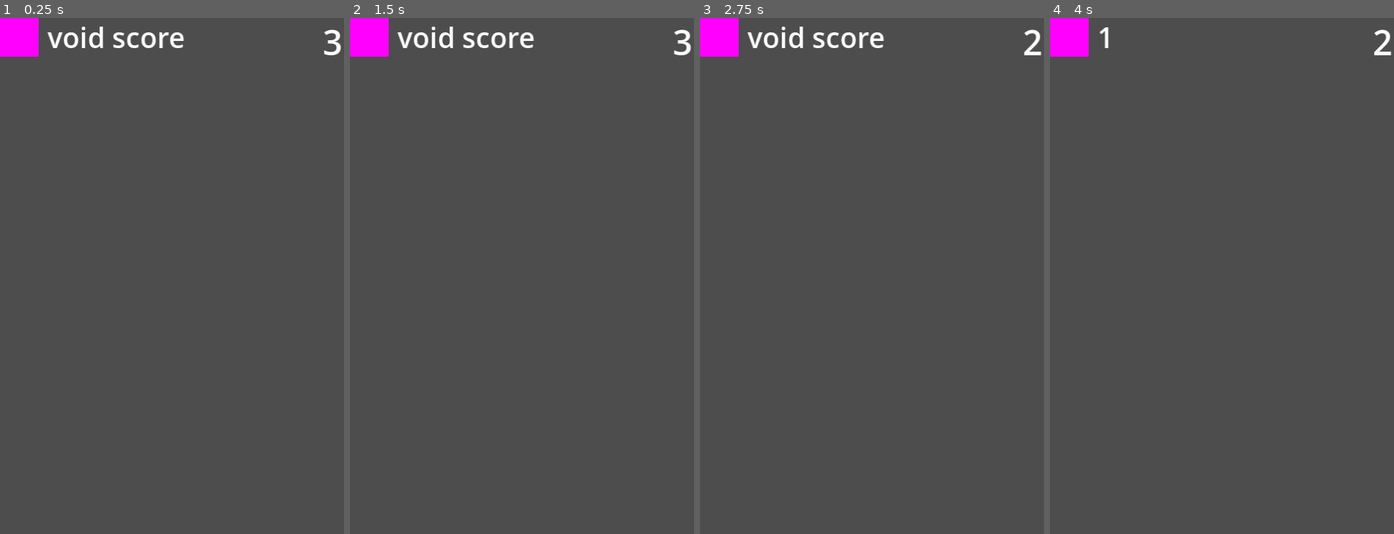
Above: before the commit, frames 1-4 (left to right).
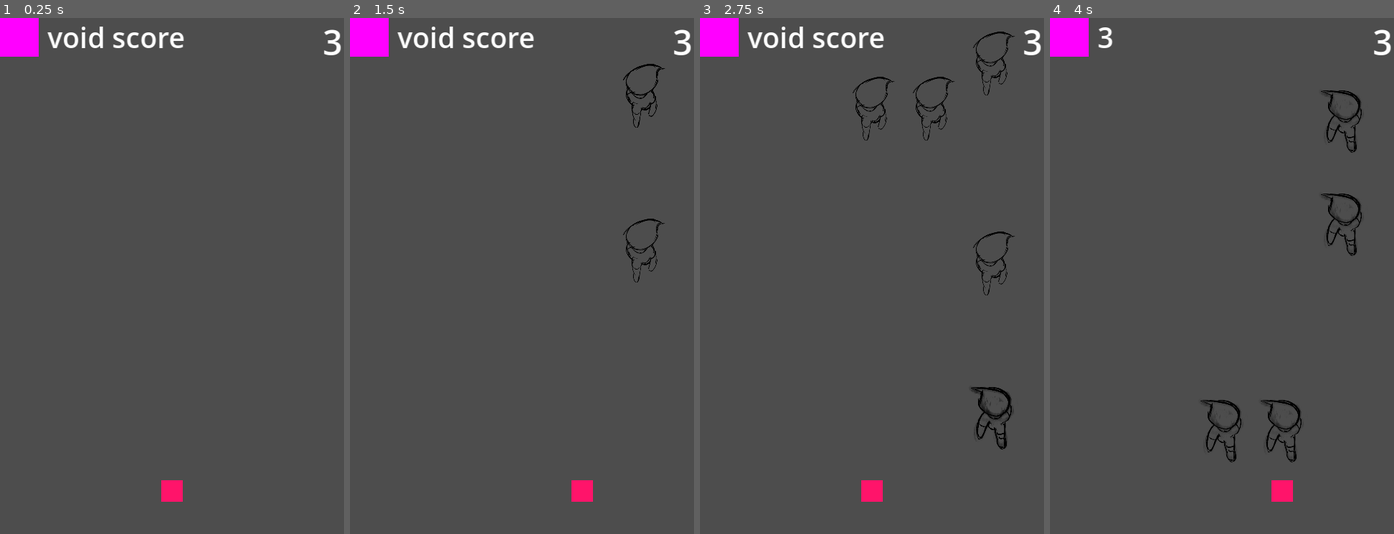
Above: after the commit, the same moments.

Repository: Bbubbee/AVoid
Game: Godot game, scene res://scenes/levels/main.tscn
The game is run twice, just before and just after one commit, with the same random seed, the same clock (stepped at 60 frames per second) and the same inputs.
Inputs:
- Up to frame 1 (0.25 s): no input
- Up to frame 2 (1.5 s): tap Enter at 0.5 s; hold D (right) from 0.53 s (still down)
- Up to frame 3 (2.75 s): release D (right) at 2.03 s; hold A (left) from 2.03 s (still down)
- Up to frame 4 (4 s): release A (left) at 2.78 s; hold D (right) from 2.78 s (still down)

The runs differ from the first frame. In frame 1, 0.3% of the frame differs, in the area x 46-54%, y 89-94%; in frame 2, 0.7%; in frame 3, 1.5%; in frame 4, 1.6%, in the area x 13-100%, y 1-94%.

Commit message:
add lots

Diff:
--- /dev/null
+++ b/data/highscores.gd
@@ -0,0 +1,5 @@
+extends Resource
+
+class_name Highscores
+
+@export var high_score: int
--- /dev/null
+++ b/data/highscores/highscores.tres
@@ -0,0 +1,7 @@
+[gd_resource type="Resource" script_class="Highscores" load_steps=2 format=3 uid="uid://cdetfen31gxel"]
+
+[ext_resource type="Script" path="res://data/highscores.gd" id="1_swe6w"]
+
+[resource]
+script = ExtResource("1_swe6w")
+high_score = 0
--- a/project.godot
+++ b/project.godot
@@ -21,6 +21,7 @@
 Events="*res://utils/globals/events.gd"
 Stats="*res://utils/globals/stats.gd"
 SceneTransition="*res://scenes/ui/scene_transition.tscn"
+SaveLoad="*res://utils/globals/save_load.gd"
 
 [display]
 
--- a/scenes/people/base_person.gd
+++ b/scenes/people/base_person.gd
@@ -2,15 +2,27 @@
 
 var person: Person = preload("res://data/people/rav.tres")
 
+var difficulty_modifier: float
+
+
+func _ready() -> void:
+	difficulty_modifier = Stats.difficulty
+	set_physics_process(false)
 
 func init(new_person: Person):
 	person = new_person
 
+	# Calculate speed.
+
+
+	set_physics_process(true)
+
 
 func _physics_process(_delta: float) -> void:
-	if not person: return
 
-	position.y += person.speed/100
+	# Calculate speed.
+
+	position.y += ((person.speed/100) + (difficulty_modifier))
 
 	# Free person.
 	if position.y > Lanes.bottom:
--- a/scenes/people/base_person.tscn
+++ b/scenes/people/base_person.tscn
@@ -1,8 +1,49 @@
-[gd_scene load_steps=3 format=3 uid="uid://bmyqkyg444edq"]
+[gd_scene load_steps=7 format=3 uid="uid://bmyqkyg444edq"]
 
 [ext_resource type="Script" path="res://scenes/people/base_person.gd" id="1_u5sus"]
+[ext_resource type="Texture2D" uid="uid://b4e7ksj13hpvf" path="res://assets/people/kim/kim-spritesheet.png" id="2_8ubxy"]
 
 [sub_resource type="CapsuleShape2D" id="CapsuleShape2D_xxyiy"]
+radius = 6.0
+height = 16.0
+
+[sub_resource type="Animation" id="Animation_nwgcm"]
+length = 0.001
+tracks/0/type = "value"
+tracks/0/imported = false
+tracks/0/enabled = true
+tracks/0/path = NodePath("Sprite:frame")
+tracks/0/interp = 1
+tracks/0/loop_wrap = true
+tracks/0/keys = {
+"times": PackedFloat32Array(0),
+"transitions": PackedFloat32Array(1),
+"update": 1,
+"values": [0]
+}
+
+[sub_resource type="Animation" id="Animation_sevav"]
+resource_name = "walk"
+length = 0.8
+loop_mode = 1
+tracks/0/type = "value"
+tracks/0/imported = false
+tracks/0/enabled = true
+tracks/0/path = NodePath("Sprite:frame")
+tracks/0/interp = 1
+tracks/0/loop_wrap = true
+tracks/0/keys = {
+"times": PackedFloat32Array(0, 0.4),
+"transitions": PackedFloat32Array(1, 1),
+"update": 1,
+"values": [0, 1]
+}
+
+[sub_resource type="AnimationLibrary" id="AnimationLibrary_edeo3"]
+_data = {
+"RESET": SubResource("Animation_nwgcm"),
+"walk": SubResource("Animation_sevav")
+}
 
 [node name="BasePerson" type="Area2D"]
 collision_layer = 4
@@ -12,3 +53,15 @@
 [node name="Shape" type="CollisionShape2D" parent="."]
 shape = SubResource("CapsuleShape2D_xxyiy")
 debug_color = Color(0.894118, 0.266667, 0.470588, 0.419608)
+
+[node name="Sprite" type="Sprite2D" parent="."]
+position = Vector2(0, -3.63798e-12)
+scale = Vector2(0.105166, 0.105166)
+texture = ExtResource("2_8ubxy")
+hframes = 2
+
+[node name="Animator" type="AnimationPlayer" parent="."]
+libraries = {
+"": SubResource("AnimationLibrary_edeo3")
+}
+autoplay = "walk"
--- a/scenes/people/mother.gd
+++ b/scenes/people/mother.gd
@@ -2,11 +2,73 @@
 
 const BASE_PERSON = preload("res://scenes/people/base_person.tscn")
 
-const KIM = preload("res://data/people/kim.tres")
-
 var people = []
 
 func _ready() -> void:
+	# Signals.
+	Stats.set_difficulty.connect(_on_set_difficulty)
+
+	get_people()
+
+var spawn_time: float = 0.6
+@onready var spawn_timer: float = spawn_time
+
+var spawn_time_2: float = 0.6
+@onready var spawn_timer_2: float = spawn_time_2
+var start_second_timer: bool = false
+
+
+func _process(delta: float) -> void:
+	spawn_timer -= delta
+	if spawn_timer <= 0:
+		spawn_timer = spawn_time
+		spawn_children()
+
+	# Hacky way of spawning more children.
+	if start_second_timer:
+		spawn_timer_2 -= delta
+		if spawn_timer_2 <= 0:
+			spawn_timer_2 = spawn_time+0.1
+			spawn_children()
+
+
+func get_random_person() -> Person:
+	var r = randi() % people.size()
+	return people[r]
+
+
+
+func _on_set_difficulty(difficulty: int):
+	match difficulty:
+		1:
+			pass
+		2:
+			spawn_timer = 0.4
+		3:
+			start_second_timer = true
+			spawn_timer = 0.05
+
+
+func spawn_children():
+	# Prevent spawning person in the same lane.
+	var prev = []
+
+	for x in randi() % 4:
+		# Spawn person in random lane.
+		var r: int = -1
+		while prev.has(r):
+			r = randi() % 5
+		var person = BASE_PERSON.instantiate()
+		add_child(person)
+
+		person.init(get_random_person())
+		person.global_position.x = Lanes.lanes[r]
+
+		prev.append(r)
+
+
+## Get all of the 'people' resources from the relevant directory.
+func get_people():
 	var path: String = "res://data/people"
 	var dir = DirAccess.open(path)
 
@@ -27,30 +89,3 @@
 
 	else:
 		print('Error opening directory')
-
-
-func get_random_person() -> Person:
-	var r = randi() % people.size()
-
-	return people[r]
-
-
-@onready var birth_timer: Timer = $BirthTimer
-var birth_timer_max: float = 2
-var birth_timer_min: float = 0.5
-
-
-# Birth random person.
-func _on_birth_timer_timeout() -> void:
-	# Set random birth time.
-	birth_timer.start(randf_range(birth_timer_min, birth_timer_max))
-
-
-	for x in randi() % 3:
-		# Spawn person in random lane.
-		var r = randi() % 5
-		var person = BASE_PERSON.instantiate()
-		add_child(person)
-
-		person.init(get_random_person())
-		person.global_position.x = Lanes.lanes[r]
--- a/scenes/people/mother.tscn
+++ b/scenes/people/mother.tscn
@@ -4,8 +4,3 @@
 
 [node name="Mother" type="Node2D"]
 script = ExtResource("1_2cdgm")
-
-[node name="BirthTimer" type="Timer" parent="."]
-autostart = true
-
-[connection signal="timeout" from="BirthTimer" to="." method="_on_birth_timer_timeout"]
--- a/scenes/player/player.gd
+++ b/scenes/player/player.gd
@@ -15,5 +15,12 @@
 	current_lane = 2
 	self.position.x = Lanes.lanes[current_lane]
 
+
+@onready var invulnerability_timer: Timer = $InvulnerabilityTimer
+
 func _on_hurtbox_area_entered(_area: Area2D) -> void:
+	if not invulnerability_timer.is_stopped(): return
+
 	Stats.hp -= 1
+
+	invulnerability_timer.start()
--- a/scenes/player/player.tscn
+++ b/scenes/player/player.tscn
@@ -7,14 +7,23 @@
 [sub_resource type="CapsuleShape2D" id="CapsuleShape2D_tmtqg"]
 
 [sub_resource type="CircleShape2D" id="CircleShape2D_h3211"]
-radius = 3.0
+radius = 2.0
 
 [node name="Player" type="Area2D"]
+collision_layer = 0
+collision_mask = 0
 script = ExtResource("1_finnm")
 
 [node name="VisualShape" type="CollisionShape2D" parent="."]
 shape = SubResource("CapsuleShape2D_tmtqg")
 metadata/_edit_lock_ = true
+
+[node name="ColorRect" type="ColorRect" parent="."]
+offset_left = -5.0
+offset_top = -5.0
+offset_right = 5.0
+offset_bottom = 5.0
+color = Color(1, 0.0784314, 0.415686, 1)
 
 [node name="Hurtbox" type="Area2D" parent="."]
 collision_layer = 0
@@ -30,4 +39,8 @@
 [node name="Live" type="Node" parent="StateMachine"]
 script = ExtResource("2_6fyax")
 
+[node name="InvulnerabilityTimer" type="Timer" parent="."]
+wait_time = 0.8
+one_shot = true
+
 [connection signal="area_entered" from="Hurtbox" to="." method="_on_hurtbox_area_entered"]
--- /dev/null
+++ b/scenes/screens/game_end_screen.gd
@@ -0,0 +1,13 @@
+extends Control
+
+
+
+@onready var highscore_label: Label = $VBoxContainer/HighscoreLabel
+
+
+func _ready() -> void:
+	highscore_label.text = "Highscore: " + str(SaveLoad.highest_score)
+
+
+func _on_button_pressed() -> void:
+	SceneTransition.change_scene("res://scenes/levels/main.tscn")
--- /dev/null
+++ b/scenes/screens/game_end_screen.tscn
@@ -0,0 +1,40 @@
+[gd_scene load_steps=2 format=3 uid="uid://si08yje5547n"]
+
+[ext_resource type="Script" path="res://scenes/screens/game_end_screen.gd" id="1_5pvtf"]
+
+[node name="GameEndScreen" type="Control"]
+layout_mode = 3
+anchors_preset = 15
+anchor_right = 1.0
+anchor_bottom = 1.0
+grow_horizontal = 2
+grow_vertical = 2
+script = ExtResource("1_5pvtf")
+
+[node name="VBoxContainer" type="VBoxContainer" parent="."]
+layout_mode = 1
+anchors_preset = 5
+anchor_left = 0.5
+anchor_right = 0.5
+offset_left = -39.0
+offset_right = 39.0
+offset_bottom = 85.0
+grow_horizontal = 2
+alignment = 1
+
+[node name="TitleLabel" type="Label" parent="VBoxContainer"]
+layout_mode = 2
+size_flags_horizontal = 4
+text = "A Void"
+
+[node name="Button" type="Button" parent="VBoxContainer"]
+layout_mode = 2
+size_flags_horizontal = 4
+text = "Start"
+
+[node name="HighscoreLabel" type="Label" parent="VBoxContainer"]
+layout_mode = 2
+size_flags_horizontal = 4
+text = "Highscore"
+
+[connection signal="pressed" from="VBoxContainer/Button" to="." method="_on_button_pressed"]
--- a/scenes/screens/game_start_screen.gd
+++ b/scenes/screens/game_start_screen.gd
@@ -1,12 +1,23 @@
 extends Control
 
+"""
+	The game doesn't start until you stop.
+"""
+
 @onready var void_label: Label = $VBoxContainer/VoidLabel
+@onready var highscore_label: Label = $VBoxContainer/HighscoreLabel
 
 
 func _ready() -> void:
 	void_label.text = ("Time alone: "+str(Stats.void_score))
+	highscore_label.text = "Highscore: " + str(SaveLoad.highest_score)
 
 
 func _on_button_pressed() -> void:
 	Stats.reset_stats()
 	SceneTransition.change_scene("res://scenes/levels/main.tscn")
+
+
+func _on_main_menu_button_pressed() -> void:
+	Stats.reset_stats()
+	SceneTransition.change_scene("res://scenes/screens/game_end_screen.tscn")
--- a/scenes/screens/game_start_screen.tscn
+++ b/scenes/screens/game_start_screen.tscn
@@ -37,4 +37,15 @@
 layout_mode = 2
 text = "Play again?"
 
+[node name="MainMenuButton" type="Button" parent="VBoxContainer"]
+layout_mode = 2
+text = "Main Menu
+"
+
+[node name="HighscoreLabel" type="Label" parent="VBoxContainer"]
+layout_mode = 2
+size_flags_horizontal = 4
+text = "Highscore"
+
 [connection signal="pressed" from="VBoxContainer/Button" to="." method="_on_button_pressed"]
+[connection signal="pressed" from="VBoxContainer/MainMenuButton" to="." method="_on_main_menu_button_pressed"]
--- a/scenes/shaders/spiral.gdshader
+++ b/scenes/shaders/spiral.gdshader
@@ -1,7 +1,7 @@
 shader_type canvas_item;
 
 uniform vec2 resolution = vec2(160.0, 240.0);
-uniform vec3 spiral_color: source_color = vec3(0.2, 0.6, 0.3);
+uniform vec3 spiral_color: source_color = vec3(0.0, 0.0, 0.0);
 uniform float frequency: hint_range(1.0, 10.0, 0.1) = 8.0;
 uniform float speed: hint_range(1.0, 20.0, 0.1) = 8.0;
 
--- a/utils/globals/events.gd
+++ b/utils/globals/events.gd
@@ -4,3 +4,4 @@
 signal void_score_increased(new_score)
 signal hp_changed(new_hp)
 signal game_over
+signal increase_difficulty
--- /dev/null
+++ b/utils/globals/save_load.gd
@@ -0,0 +1,21 @@
+extends Node
+
+
+const SAVE_FILE = 'user://savefile.save'
+
+var highest_score: int = 0
+
+func _ready() -> void:
+	load_score()
+
+
+func save_score(new_score: int):
+	var file = FileAccess.open(SAVE_FILE, FileAccess.WRITE_READ)
+	if new_score > highest_score: highest_score = new_score
+	file.store_32(highest_score)
+
+
+func load_score():
+	var file = FileAccess.open(SAVE_FILE, FileAccess.READ)
+	if FileAccess.file_exists(SAVE_FILE):
+		highest_score = file.get_32()
--- a/utils/globals/stats.gd
+++ b/utils/globals/stats.gd
@@ -6,7 +6,15 @@
 		void_score = new_score
 		Events.void_score_increased.emit(void_score)
 
+		# Every 25 points increase the difficulty.
+		if void_score % 25 == 0:
+			difficulty += 1
 
+signal set_difficulty(difficulty :int)
+var difficulty: int = 0:
+	set(new_difficulty):
+		difficulty = clamp(new_difficulty, 0, 4)
+		set_difficulty.emit(difficulty)
 
 var max_hp: int = 3
 @onready var hp: int = max_hp:
@@ -14,6 +22,7 @@
 		hp = clamp(new_hp, 0, max_hp)
 
 		if hp <= 0:
+			SaveLoad.save_score(void_score)
 			Events.game_over.emit()
 		else:
 			Events.hp_changed.emit(hp)
@@ -22,3 +31,4 @@
 func reset_stats():
 	hp = max_hp
 	void_score = 0
+	difficulty = 0
